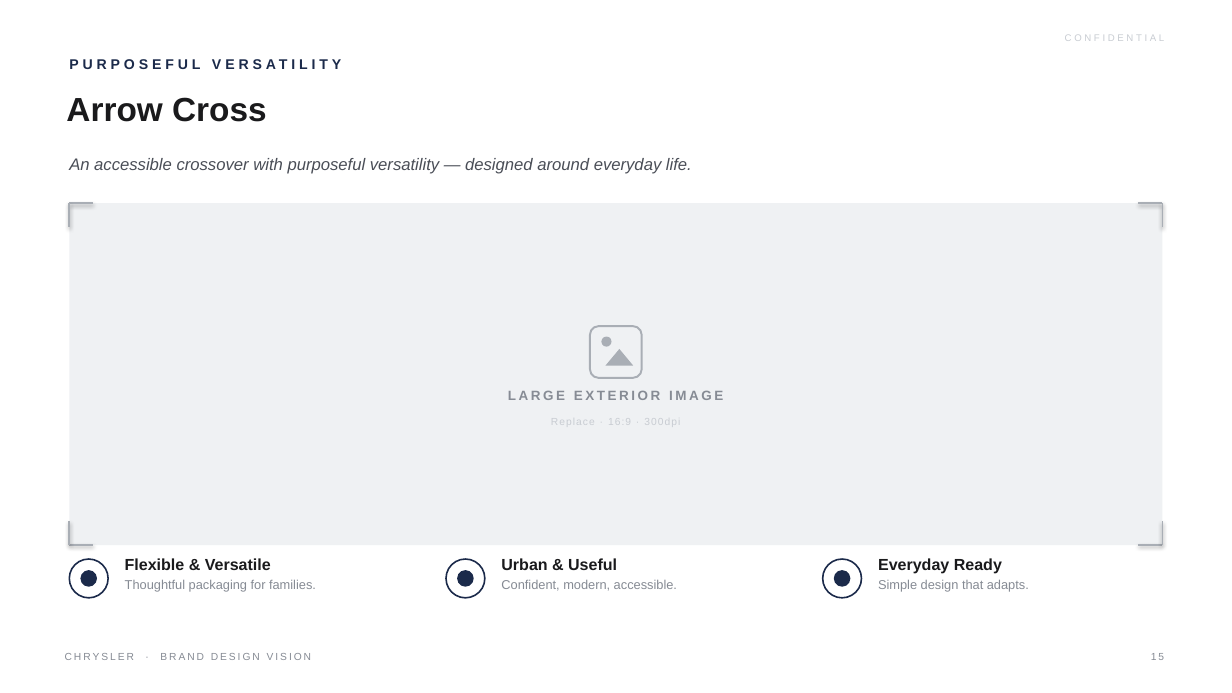
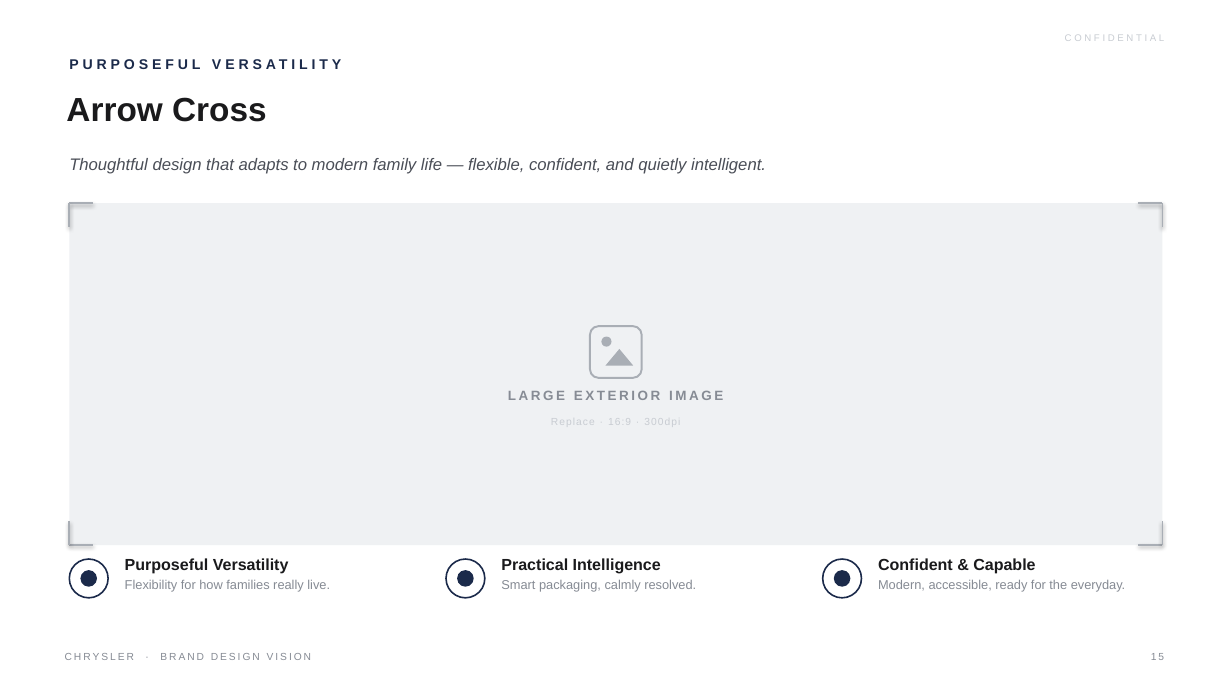
Before and after one commit to LG-Succe55/CLAUDE, a slide deck: slide 15 of Chrysler_Brand_Design_Vision.pptx. Drawn at 1232x693 pixels with LibreOffice and Linux fonts; fonts in the diff are those of the drawing. Boxes give left, top, right and bottom in pixels: in the first picture for what was removed or moved away, otherwise in the second. Text is boxed around its words. In the diff, an @@ line names an element or a change of style, - is before the commit and + after.

```diff
--- a/Chrysler_Brand_Design_Vision.pptx
+++ b/Chrysler_Brand_Design_Vision.pptx
@@ text at [69, 158, 766, 174]: text changed @@
-An accessible crossover with purposeful versatility — designed around everyday life.
+Thoughtful design that adapts to modern family life — flexible, confident, and quietly intelligent.
@@ text at [125, 558, 330, 592]: text changed @@
-Flexible & Versatile
-Thoughtful packaging for families.
+Purposeful Versatility
+Flexibility for how families really live.
@@ text at [501, 558, 696, 592]: text changed @@
-Urban & Useful
-Confident, modern, accessible.
+Practical Intelligence
+Smart packaging, calmly resolved.
@@ text at [878, 558, 1126, 592]: text changed @@
-Everyday Ready
-Simple design that adapts.
+Confident & Capable
+Modern, accessible, ready for the everyday.
```
Also in this commit, not shown: 16 other slides changed, 1 other file.
